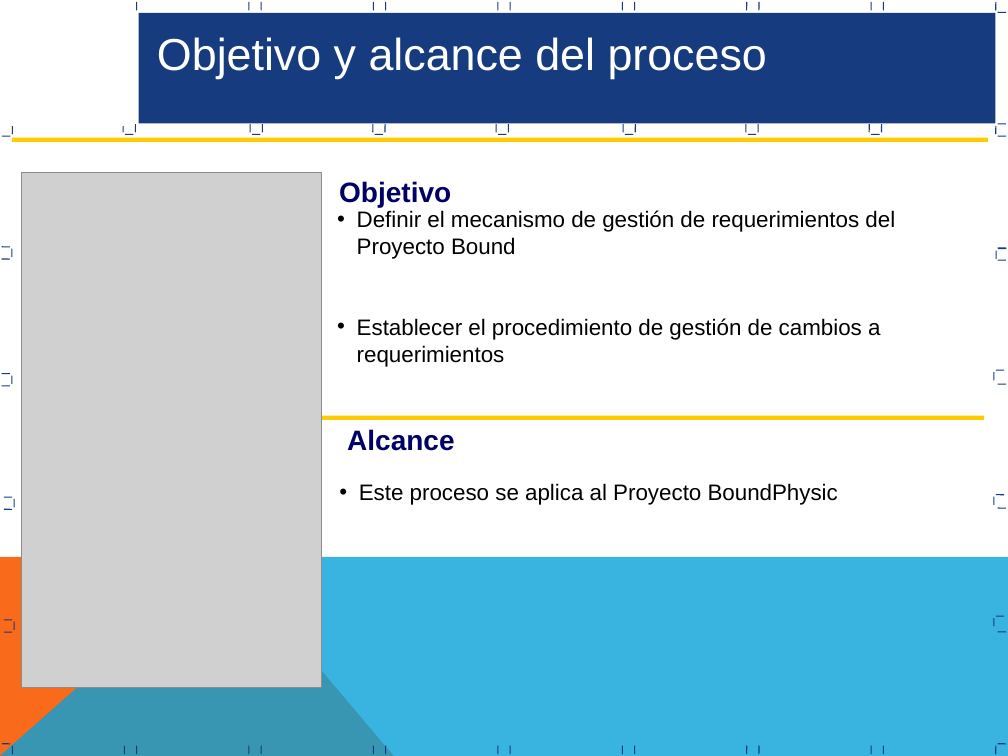
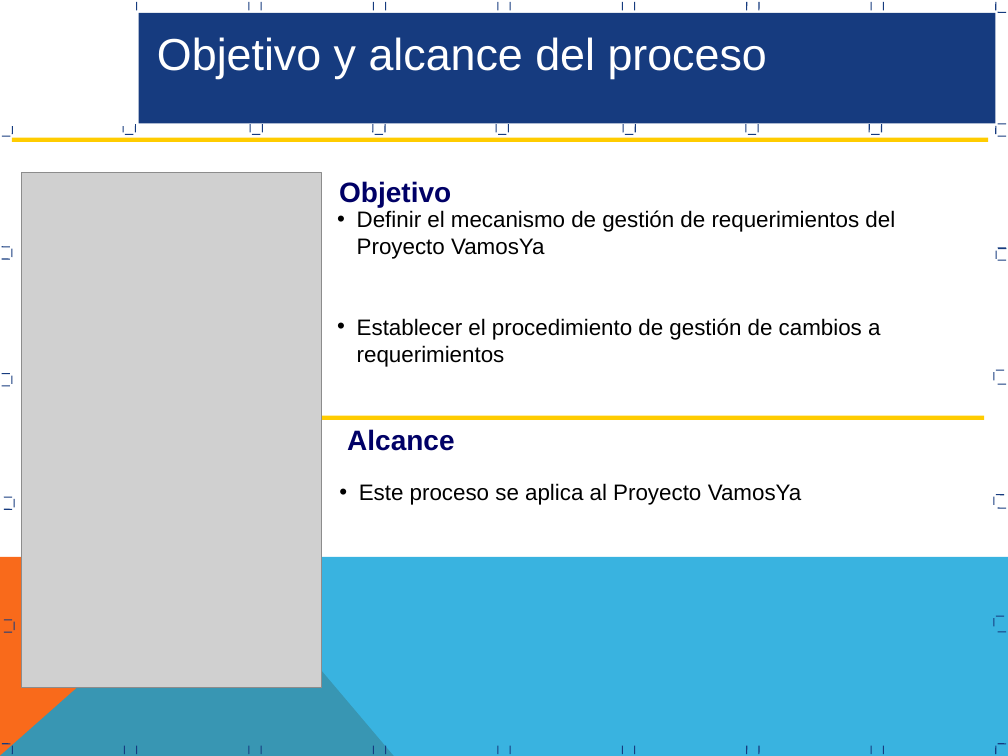
Before and after one commit to CreativeCheeseGame/BoundPhysic, a slide deck: slide 4 of Area de Proceso REQM/Proceso Gestion Requerimientos REQM.ppt. Drawn at 1008x756 pixels with LibreOffice and Linux fonts; fonts in the diff are those of the drawing; grey boxes stand for pictures. Boxes give left, top, right and bottom in pixels: in the first picture for what was removed or moved away, otherwise in the second. Text is boxed around its words. In the diff, an @@ line names an element or a change of style, - is before the commit and + after.

```diff
--- a/Area de Proceso REQM/Proceso Gestion Requerimientos REQM.ppt
+++ b/Area de Proceso REQM/Proceso Gestion Requerimientos REQM.ppt
@@ text at bbox=[357, 210, 895, 259]: text changed @@
-• Definir el mecanismo de gestión de requerimientos del Proyecto Bound
+• Definir el mecanismo de gestión de requerimientos del Proyecto VamosYa
@@ text at bbox=[359, 483, 802, 505]: text changed @@
-• Este proceso se aplica al Proyecto BoundPhysic
+• Este proceso se aplica al Proyecto VamosYa
```
Also in this commit, not shown: 1 other slide changed.
